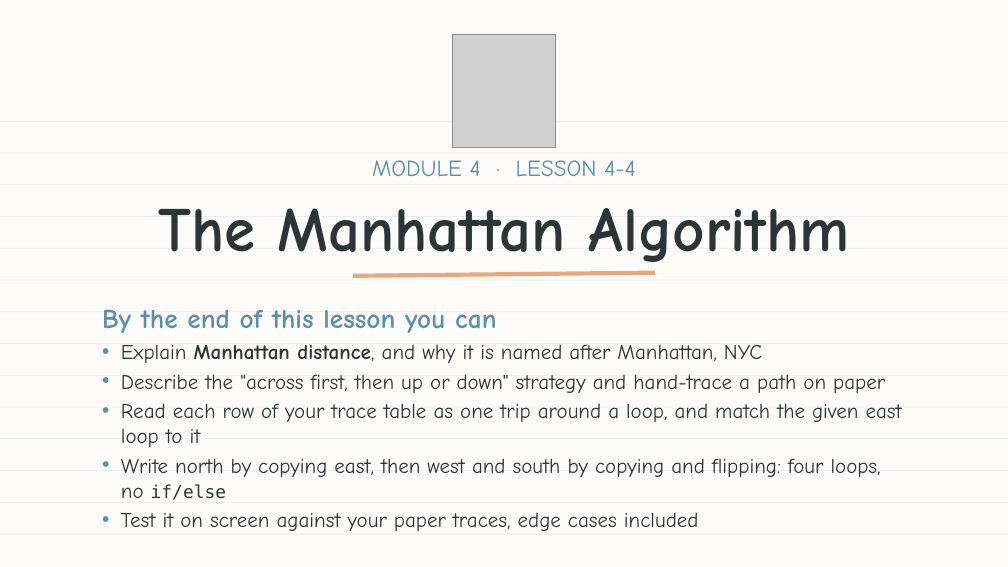
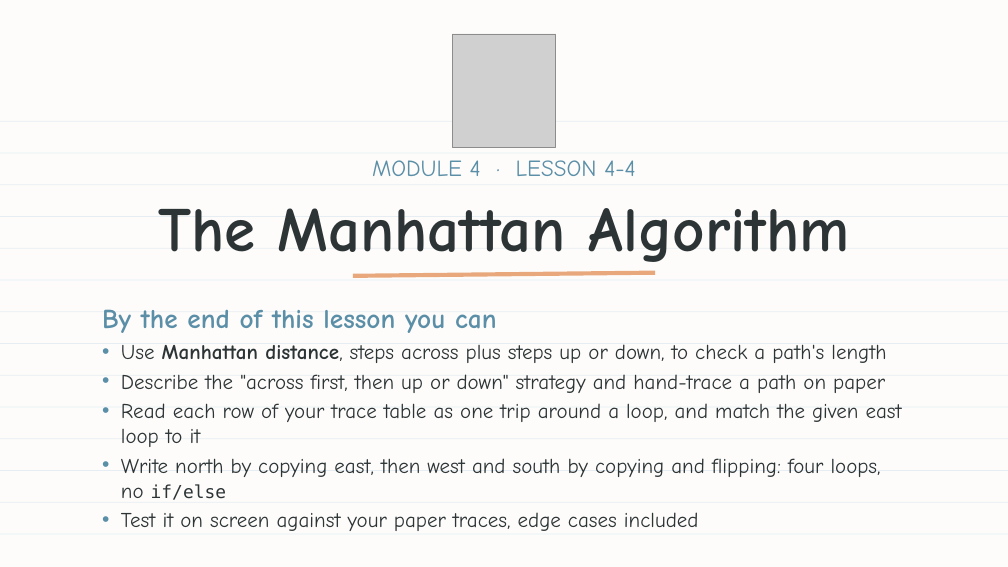
Before and after one commit to bradamiller/LearningPython, a slide deck: slide 1 of static/slides/module-04-manhattan/module-4-lesson-04-the-manhattan-algorithm.pptx. Drawn at 1008x567 pixels with LibreOffice and Linux fonts; fonts in the diff are those of the drawing; grey boxes stand for pictures. Boxes give left, top, right and bottom in pixels: in the first picture for what was removed or moved away, otherwise in the second. Text is boxed around its words. In the diff, an @@ line names an element or a change of style, - is before the commit and + after.

```diff
--- a/static/slides/module-04-manhattan/module-4-lesson-04-the-manhattan-algorithm.pptx
+++ b/static/slides/module-04-manhattan/module-4-lesson-04-the-manhattan-algorithm.pptx
@@ text at (121,344,886,363): text changed @@
-• Explain Manhattan distance, and why it is named after Manhattan, NYC
+• Use Manhattan distance, steps across plus steps up or down, to check a path's length
```
Also in this commit, not shown: 3 slides removed, 2 other files.
